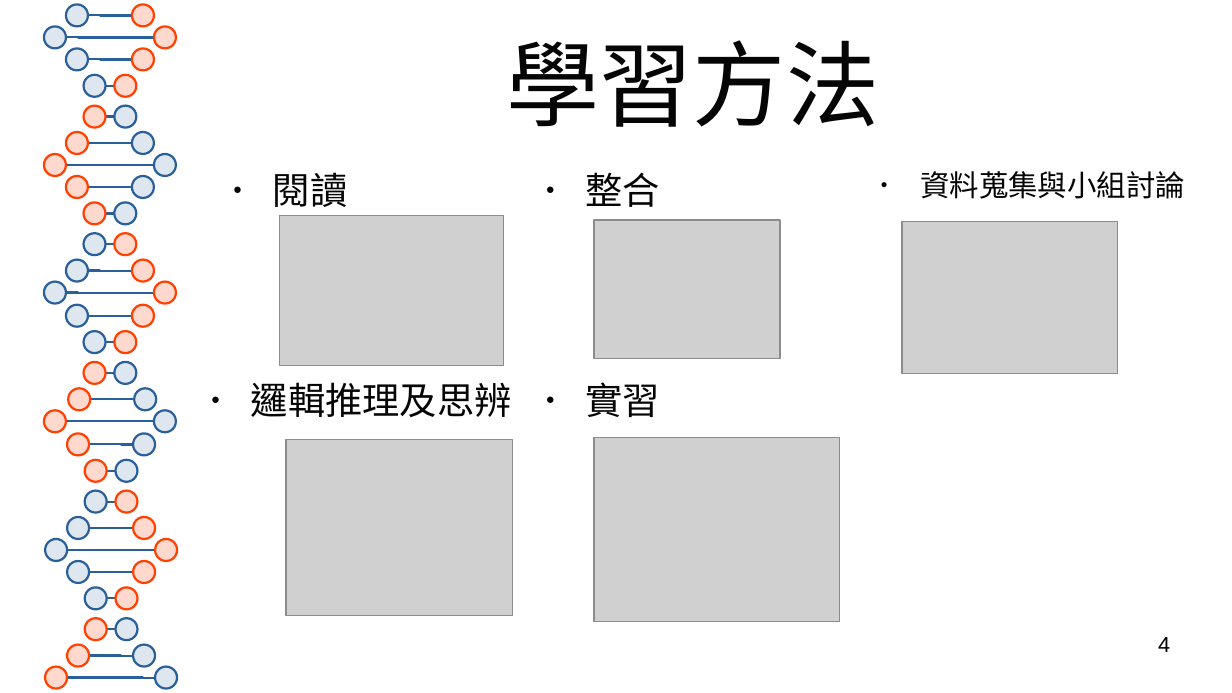
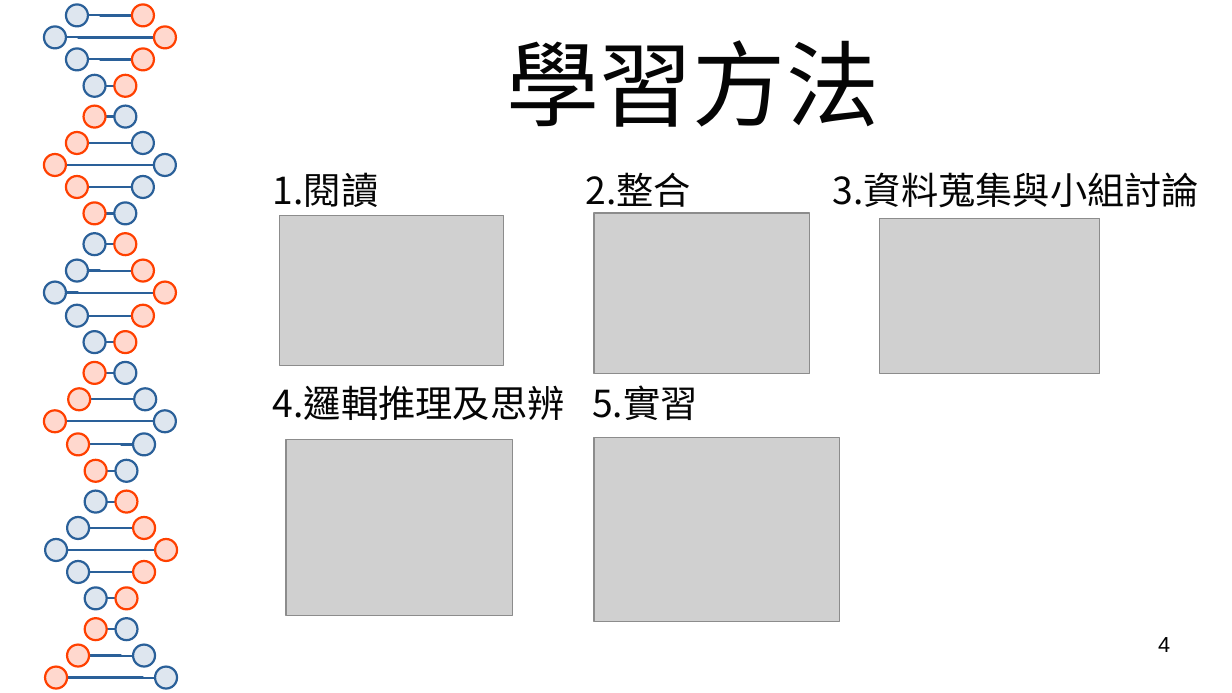
Before and after one commit to olivertzeng/homework, a slide deck: slide 4 of university/輔導報告.odp. Drawn at 1232x693 pixels with LibreOffice and Linux fonts; fonts in the diff are those of the drawing; grey boxes stand for pictures. Boxes give left, top, right and bottom in pixels: in the first picture for what was removed or moved away, otherwise in the second. Text is boxed around its words. In the diff, an @@ line names an element or a change of style, - is before the commit and + after.

```diff
--- a/university/輔導報告.odp
+++ b/university/輔導報告.odp
@@ text at [273,172,379,207]: text changed @@
-● 閱讀
+1.閱讀
@@ text at [585,172,691,214]: text changed @@
-● 整合
+2.整合
@@ text at [833,172,1199,208]: text changed; size 19 to 24 pt @@
-● 資料蒐集與小組討論
+3.資料蒐集與小組討論
@@ picture: place and size @@
-picture at [594,220,780,359]
+picture at [594,214,809,375]
@@ picture: place and size @@
-picture at [902,221,1118,375]
+picture at [880,218,1100,373]
@@ text at [273,385,565,420]: text changed @@
-● 邏輯推理及思辨
+4.邏輯推理及思辨
@@ text at [592,385,698,420]: text changed @@
-● 實習
+5.實習
```
Also in this commit, not shown: 2 other slides changed.
